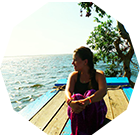
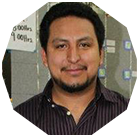
Layers edited between the first and the second w=140, h=136 image:
hid "1398103_10153382432080618_673803590_o" over [left=0, top=2, right=140, bottom=135]
added layer "10309022_501338699965757_5229563999797227918_n" over [left=2, top=2, right=137, bottom=135]